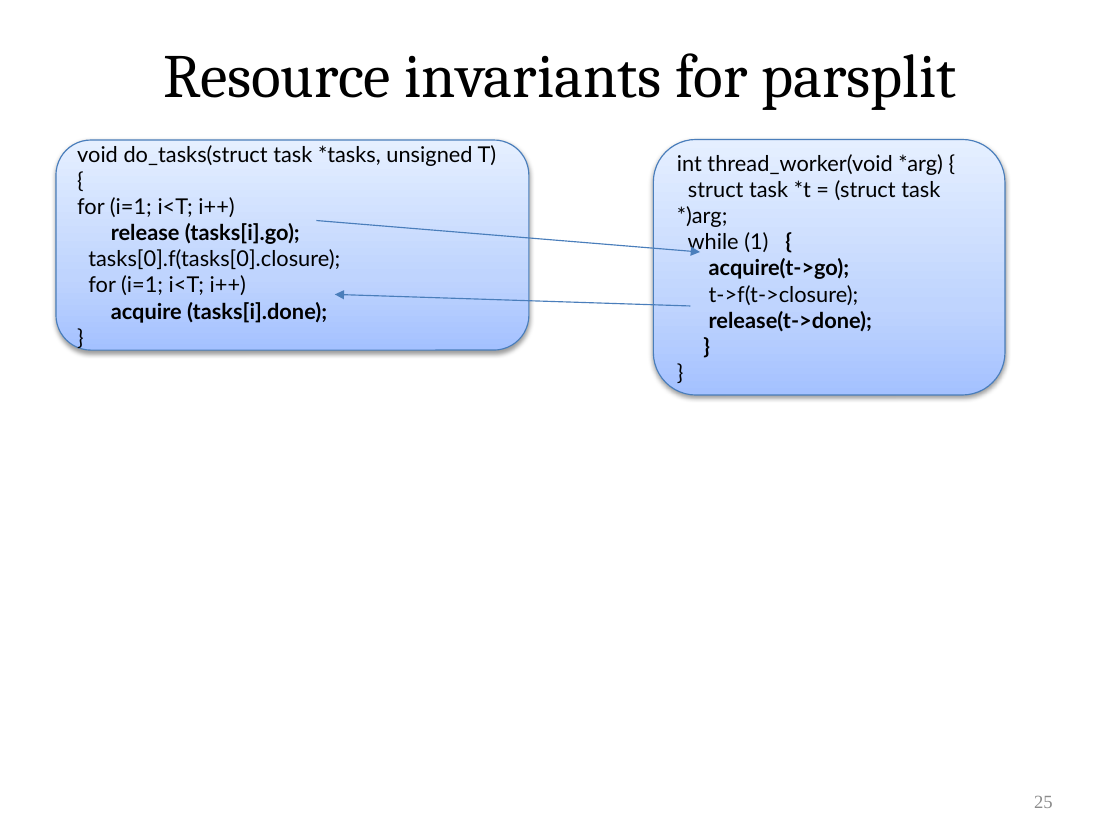
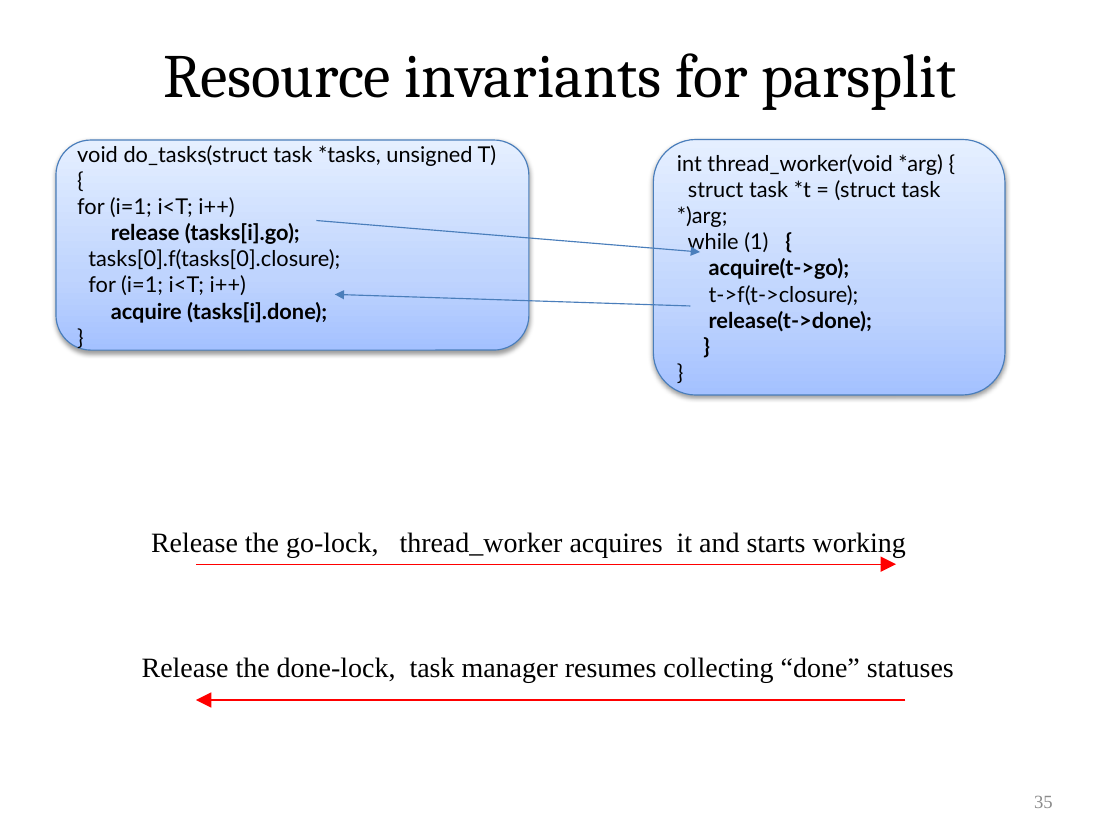
Before and after one commit to VeriNum/pardotprod, a slide deck: slide 35 of doc/Parallel Dot Product.pptx (slide 25 before the commit). Drawn at 1120x840 pixels with LibreOffice and Linux fonts; fonts in the diff are those of the drawing. Boxes give left, top, right and bottom in pixels: in the first picture for what was removed or moved away, otherwise in the second. Text is boxed around its words. In the diff, an @@ line names an element or a change of style, - is before the commit and + after.

```diff
--- a/doc/Parallel Dot Product.pptx
+++ b/doc/Parallel Dot Product.pptx
@@ text added at [151,532,906,558], 18 pt, text #000000 @@
+Release the go-lock, thread_worker acquires it and starts working
@@ arrow added from (196, 564) to (896, 564), #FF0000 0.75 pt @@
@@ text added at [142,657,954,683], 18 pt, text #000000 @@
+Release the done-lock, task manager resumes collecting “done” statuses
@@ arrow added from (905, 700) to (196, 700), #FF0000 0.75 pt @@
@@ page number at [1034,796,1053,808]: text changed @@
-25
+35
```
Also in this commit, not shown: 24 other slides changed, 19 slides added, 2 slides removed, 1 other file.
